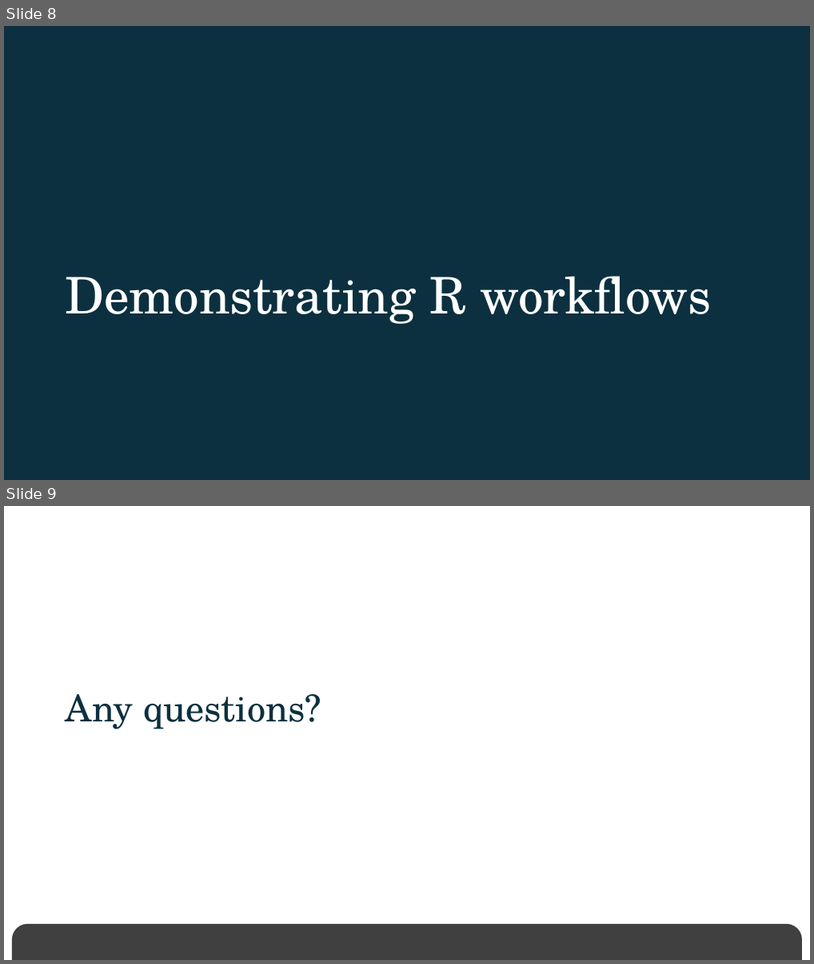
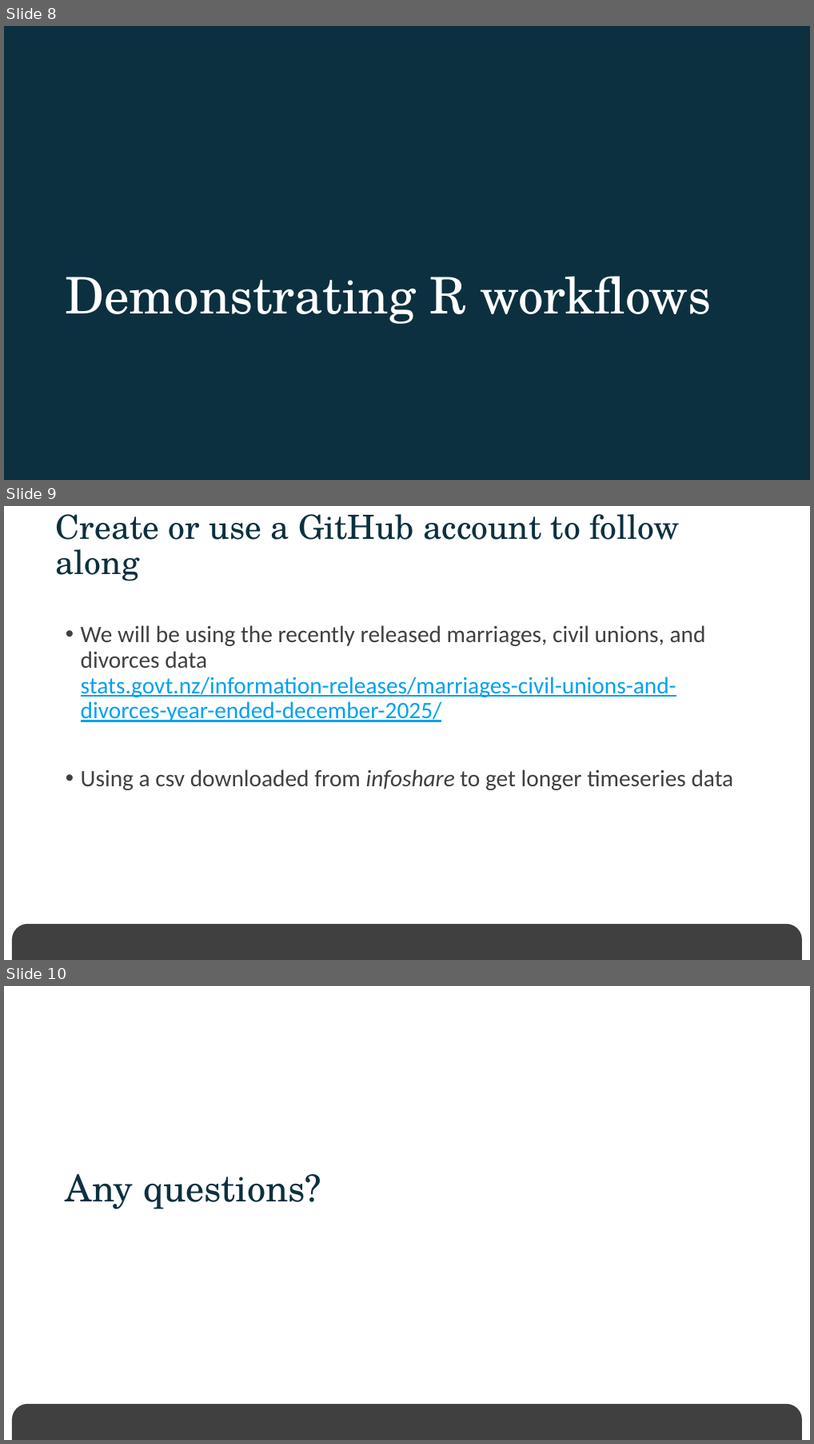
Before and after one commit to vizowl/r-exchange-tools-workshop, a slide deck: Low Cost Low Stress Approaches to Open Source tools.pptx. Shown one above the other, each under a label of ours: slides 8 and 9 before the commit, slides 8, 9 and 10 after it. The pictures are 814x964 and 814x1444 pixels, drawn with LibreOffice and Linux fonts; fonts in the diff are those of the drawing; background and template pictures are left out. Boxes give left, top, right and bottom in pixels: in the first picture for what was removed or moved away, otherwise in the second. Text is boxed around its words. In the diff, an @@ line names an element or a change of style, - is before the commit and + after.

Commit message:
Updated slides, as I missed one out

```diff
--- a/Low Cost Low Stress Approaches to Open Source tools.pptx
+++ b/Low Cost Low Stress Approaches to Open Source tools.pptx
@@ slide 9 added at [4,506,810,960], background #FFFFFF; not listed: 1 template element that a slide beside it also shows @@
@@ title added at [56,514,680,581], 39.6 pt, text #0C303F @@
+Create or use a GitHub account to follow along
@@ text added at [81,625,734,790], 28 pt, text #404040 @@
+• We will be using the recently released marriages, civil unions, and divorces data
+  stats.govt.nz/information-releases/marriages-civil-unions-and-divorces-year-ended-december-2025/
+• Using a csv downloaded from infoshare to get longer timeseries data
@@ what was slide 9 is now slide 10 @@
```
